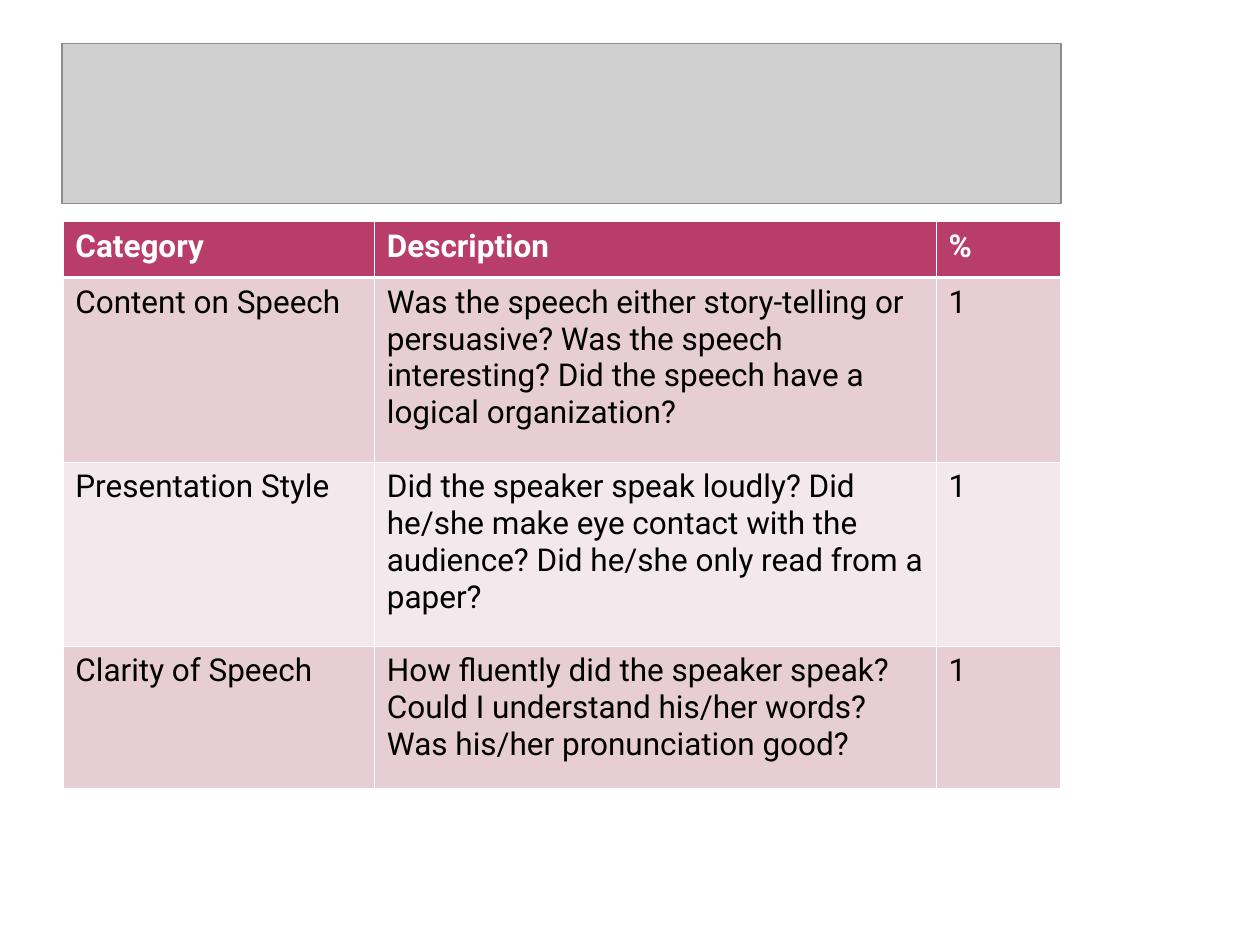
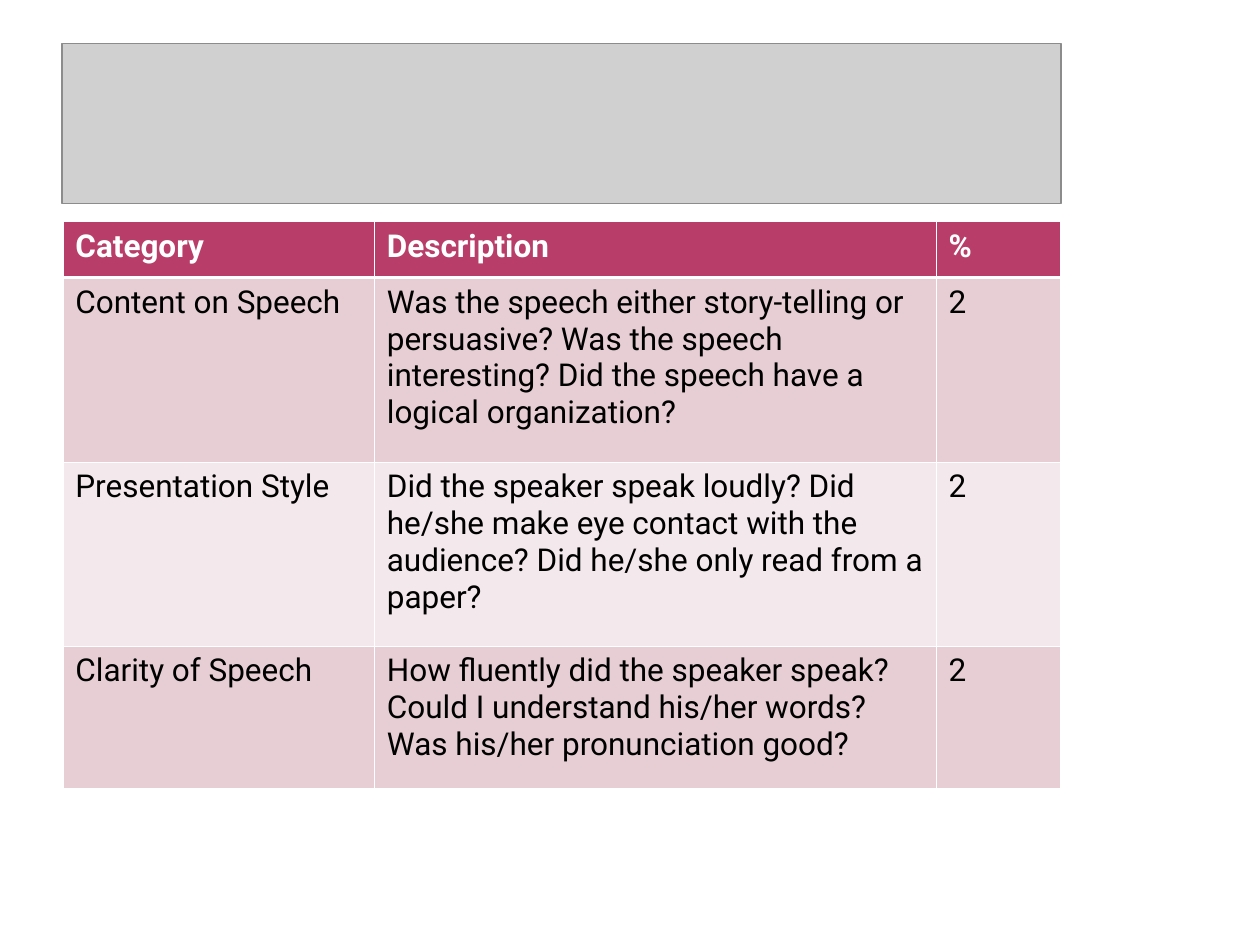
Before and after one commit to soniawmeyer/soniameyer-beihang-students-website, a slide deck: slide 6 of resources/Week1-Spring14LS_Introduction-Syllabus_Grad.ppt. Drawn at 1260x945 pixels with LibreOffice and Linux fonts; fonts in the diff are those of the drawing; grey boxes stand for pictures; background and template pictures are left out. Boxes give left, top, right and bottom in pixels: in the first picture for what was removed or moved away, otherwise in the second. Text is boxed around its words. In the diff, an @@ line names an element or a change of style, - is before the commit and + after.

```diff
--- a/resources/Week1-Spring14LS_Introduction-Syllabus_Grad.ppt
+++ b/resources/Week1-Spring14LS_Introduction-Syllabus_Grad.ppt
@@ table at box(63, 222, 1061, 766) @@
-row 2, column 3: 1
+row 2, column 3: 2
-row 3, column 3: 1
+row 3, column 3: 2
-row 4, column 3: 1
+row 4, column 3: 2
```
Also in this commit, not shown: 1 other slide changed.
